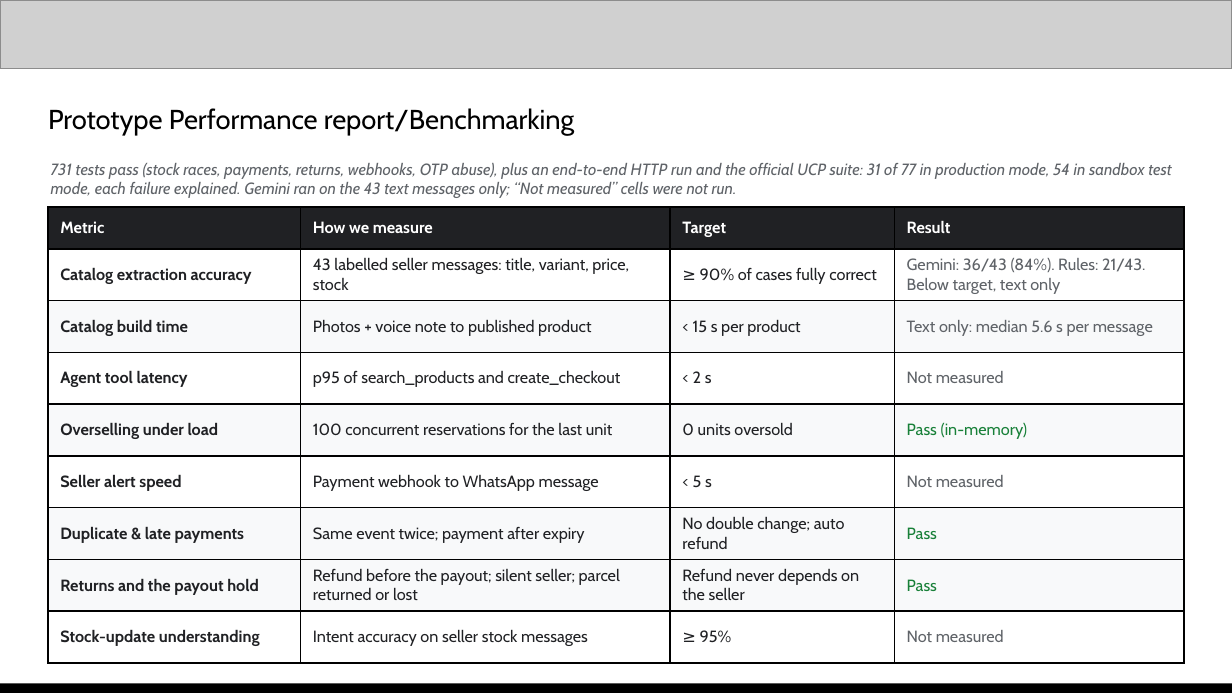
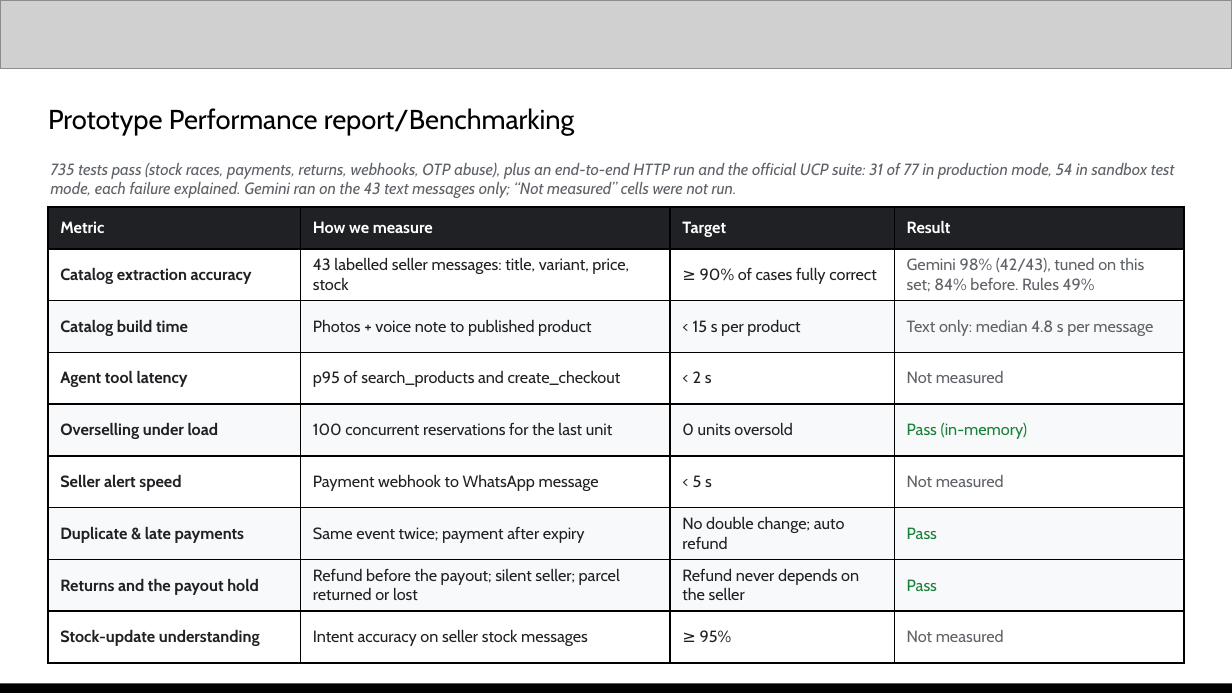
Before and after one commit to galihsatriawan/etalase, a slide deck: slide 11 of submission/Etalase_AI_Builder_Cup_Submission.pptx. Drawn at 1232x693 pixels with LibreOffice and Linux fonts; fonts in the diff are those of the drawing; grey boxes stand for pictures. Boxes give left, top, right and bottom in pixels: in the first picture for what was removed or moved away, otherwise in the second. Text is boxed around its words. In the diff, an @@ line names an element or a change of style, - is before the commit and + after.

```diff
--- a/submission/Etalase_AI_Builder_Cup_Submission.pptx
+++ b/submission/Etalase_AI_Builder_Cup_Submission.pptx
@@ text at [51,163,1175,198]: text changed @@
-731 tests pass (stock races, payments, returns, webhooks, OTP abuse), plus an end-to-end HTTP run and the official UCP suite: 31 of 77 in production mode, 54 in sandbox test mode, each failure explained. Gemini ran on the 43 text messages only; “Not measured” cells were not run.
+735 tests pass (stock races, payments, returns, webhooks, OTP abuse), plus an end-to-end HTTP run and the official UCP suite: 31 of 77 in production mode, 54 in sandbox test mode, each failure explained. Gemini ran on the 43 text messages only; “Not measured” cells were not run.
@@ table at [48,207,1184,663] @@
-row 2, column 4: Gemini: 36/43 (84%). Rules: 21/43. Below target, text only
+row 2, column 4: Gemini 98% (42/43), tuned on this set; 84% before. Rules 49%
-row 3, column 4: Text only: median 5.6 s per message
+row 3, column 4: Text only: median 4.8 s per message
```
Also in this commit, not shown: 13 other files.
